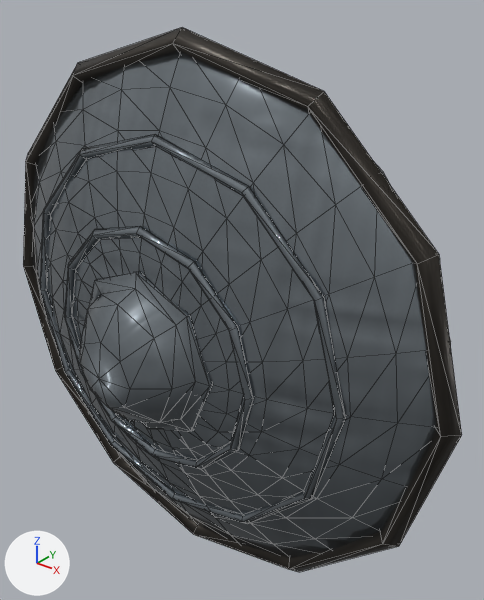
Two versions of the glTF model public/assets/weapons/shields/buckler.lod2.glb, one commit apart.
Rendered twice from a 50 mm lens placed at (0.276, -0.292, 0.404), pointed at (0.023, 0.024, 0.209). Every picture has the same lights, and +X, +Y and +Z are marked at lower left. The picture after the commit comes second. Mesh edges are drawn as thin lines. Where no turn or scale is listed for an object, it has been applied to the vertices.

Objects in the first picture: 'iron / hammer-scaled wrought iron', 'steel / forged blade steel'.
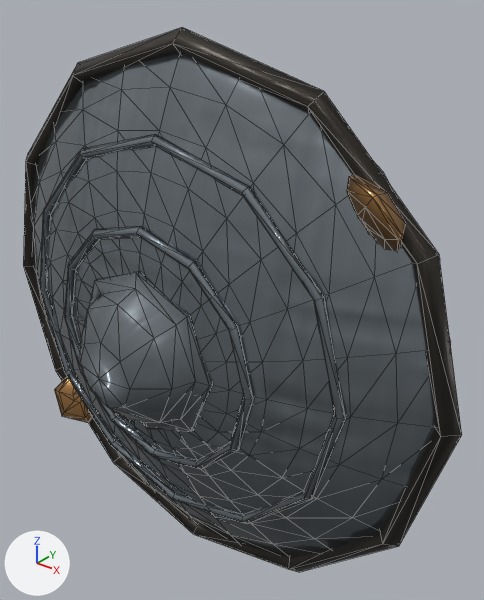
What the commit changed:
Material 'peened pin' (mat_peened_pin) is new.
Its base color is (0.36, 0.19, 0.071) (brown #a2794b).
Its metallic is 0.82.
Its roughness is 0.3.
Mesh me_peened_pin is new.
It has 60 vertices, 112 faces and spans x -0.149..0.149, y -0.021..0.013, z 0.063..0.317.
It uses material mat_peened_pin (brown #a2794b).
Object 'peened pin' (ob_peened_pin) is new; it shows me_peened_pin.
Its location is (0.0, 0.0, 0.0).

Location of each change, [x1, y1, x2, y2] in pixels of the pictures (484 x 600 px):
'peened pin', added: after [55, 175, 406, 422]
